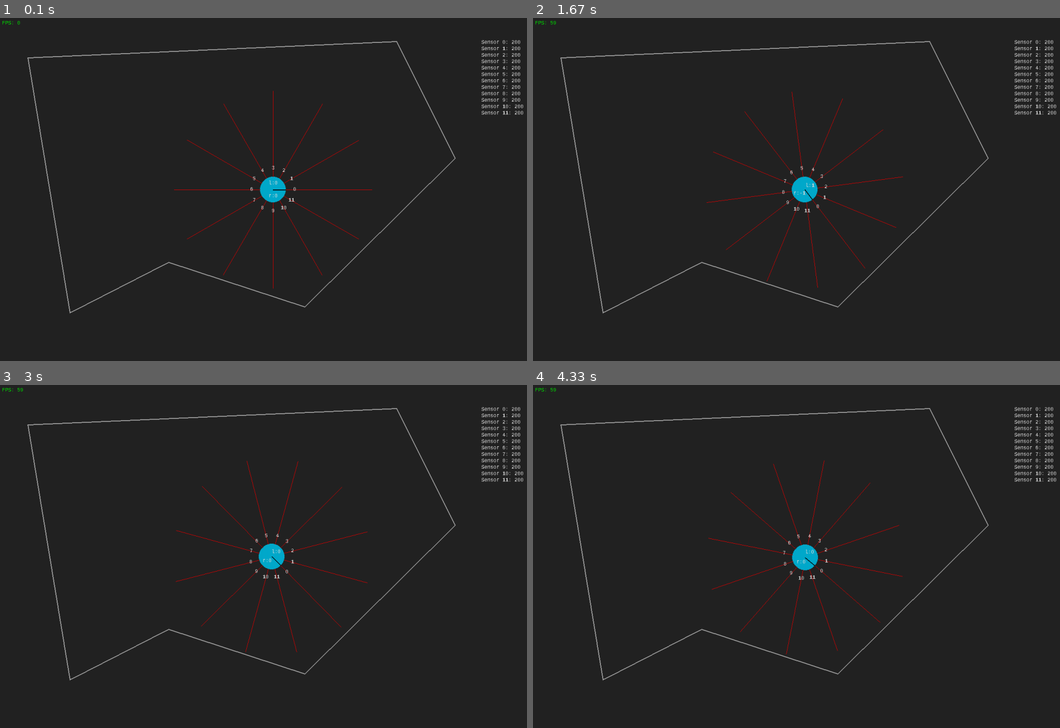
Above: before the commit, frames 1-4 (two rows, left to right).
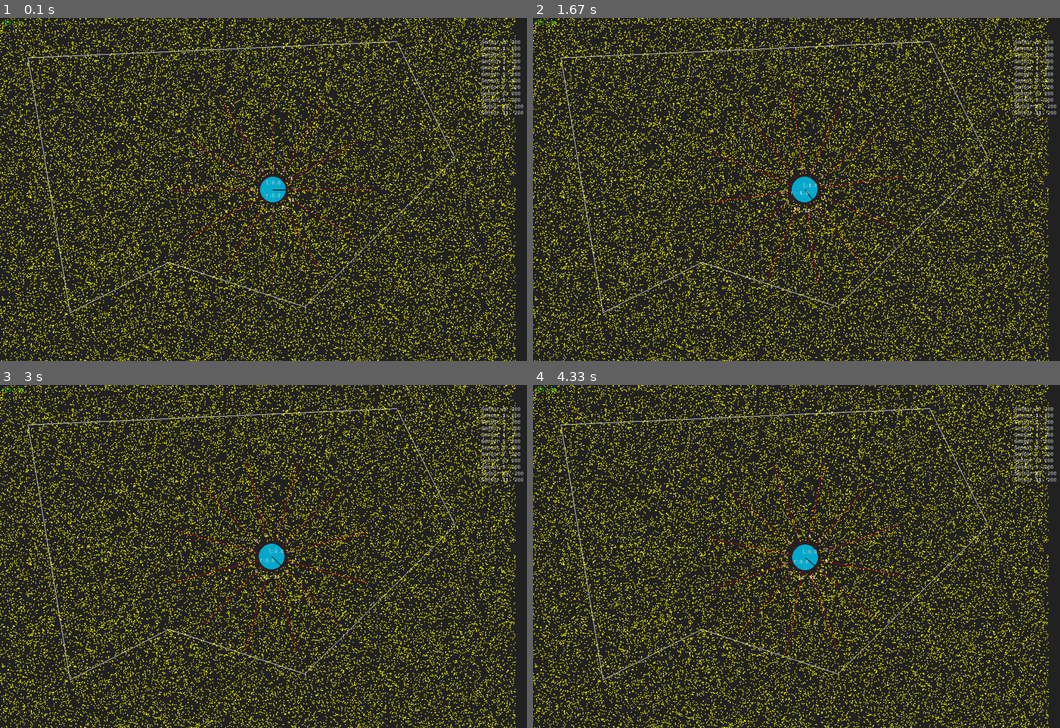
Above: after the commit, the same moments.

Repository: Pascalos99/Autonomous-Robotic-Systems-Assignment
Game: pygame game, started from Assignment 3b - Evolutionary Robotics/simulation.py
Two runs of this game, one before a commit and one after it. Both use one fixed random seed, a clock stepped at 60 frames per second and the inputs below.
Inputs:
- Up to frame 1 (0.1 s): no input
- Up to frame 2 (1.67 s): hold D 0.33-0.8 s; hold W 0.83-1.13 s; hold D 1.17-1.63 s
- Up to frame 3 (3 s): hold A 1.67-2.2 s; tap X at 1.73, 2.03, 2.3, 2.63, 2.93 s; hold S 2.23-2.53 s; tap E at 2.38 s; hold A 2.57-2.97 s
- Up to frame 4 (4.33 s): hold W 3-3.37 s; tap X at 3.07, 3.47, 3.77, 4.13 s; hold D 3.4-4.03 s; tap E at 3.55 s; hold S from 4.07 s (still down)

The runs differ from the first frame. In frame 1, 22% of the frame differs, in the area x 0-98%, y 0-100%; in frame 2, 22%; in frame 3, 22%; in frame 4, 22%.

Commit message:
implemented dust map

Diff:
--- a/Assignment 3b - Evolutionary Robotics/config.ini
+++ b/Assignment 3b - Evolutionary Robotics/config.ini
@@ -1,5 +1,6 @@
 [BOT]
 radius = 30
+suck_radius = 35
 num_sensors = 12
 vision_range = 200
 direction = 0
--- /dev/null
+++ b/Assignment 3b - Evolutionary Robotics/dust_map.py
@@ -0,0 +1,84 @@
+import numpy as np
+import random
+import pygame
+from bisect import bisect
+from time import time
+
+def within_circle(x1, y1, x2, y2, r):
+    dx, dy = x1 - x2, y1 - y2
+    return dx*dx + dy*dy <= r*r
+
+class DustMap:
+    def __init__(self, bounds=(0,0,1200,1200), regen_rate=0.001, density=0.03, random_state=None):
+        self.density = density
+        self.regen_rate = regen_rate
+        self.min_x, self.min_y, self.max_x, self.max_y = bounds
+        self.particles = []
+        self.removed = []
+        self.reset_particles(random_state)
+
+    def set_density(self, density=0.25):
+        self.density = density
+
+    def set_bounds(self, bounds=(0,0,1000,1000)):
+        self.min_x, self.min_y, self.max_x, self.max_y = bounds
+
+    def __sort(self):
+        self.sort_x = sorted(self.particles.items(), key=lambda v: v[1][0])
+        self.sort_y = sorted(self.particles.items(), key=lambda v: v[1][1])
+        self.just_x, self.just_y = [v[1][0] for v in self.sort_x], [v[1][1] for v in self.sort_y]
+
+    def reset_particles(self, random_state=None):
+        np.random.seed(random_state)
+        self.max_particles = int(round((self.max_x - self.min_x) * (self.max_y - self.min_y) * self.density))
+        particle_x = np.random.uniform(self.min_x, self.max_x, (self.max_particles,))
+        particle_y = np.random.uniform(self.min_y, self.max_y, (self.max_particles,))
+        self.particles = {i:(particle_x[i], particle_y[i]) for i in range(self.max_particles)}
+        self.removed = []
+        self.__sort()
+
+    def get_intersect(self, robot_x, robot_y, robot_r):
+        # returns a list of intersected particles
+        # each particle is a tuple (i, (x, y)) where i is the index of the particle in self.particles
+        bsxL, bsxR = bisect(self.just_x, robot_x-robot_r), bisect(self.just_x, robot_x+robot_r)
+        bsyL, bsyR = bisect(self.just_y, robot_y-robot_r), bisect(self.just_y, robot_y+robot_r)
+        inx, iny = self.sort_x[bsxL:bsxR], self.sort_y[bsyL:bsyR]
+        inxy = set.intersection(set(inx), iny)
+        hits_i = {v[0] for v in inxy if within_circle(v[1][0], v[1][1], robot_x, robot_y, robot_r)}
+        hits = set.difference(hits_i, self.removed)
+        return [(i, self.particles[i]) for i in hits]
+
+    def remove_particles(self, particles):
+        # 'particles' is expected to be in the same format as the output of self.get_intersect
+        self.removed = self.removed + [p[0] for p in particles]
+
+    def regenerate(self, random_state=None):
+        # 'exclude' is expected to be in the same format as the output of self.get_intersect
+        np.random.seed(random_state)
+        random.seed(random_state)
+        gen = np.random.poisson(self.regen_rate * len(self.removed), 1)[0]
+        regen = min(gen, len(self.removed))
+        regenerate = random.sample(range(len(self.removed)), regen)
+        self.removed = [self.removed[i] for i in set.difference(set(range(len(self.removed))), regenerate)]
+
+    def draw_dust(self, surface: pygame.Surface, particle_size=1):
+        draw_index = set.difference({k for k in self.particles.keys()}, self.removed)
+        points = [self.particles[p] for p in draw_index]
+        # points = [self.particles[p] for p in self.particles.keys()]
+        for p in points:
+            x, y = p
+            pygame.draw.circle(surface=surface, color=pygame.Color(255,255,0), center=(x, y), radius=particle_size)
+
+if __name__ == '__main__':
+    dm = DustMap()
+    N = 1000
+    r = 30
+    robot_xs = np.random.uniform(20,980, (N,))
+    robot_ys = np.random.uniform(20,980, (N,))
+    print("starting...")
+    start = time()
+    for i in range(N):
+        ps = dm.get_intersect(robot_xs[i], robot_ys[i], r)
+        dm.regenerate()
+        dm.remove_particles(ps)
+    print(round(((time() - start) / N)*1000, 2), "ms")
--- a/Assignment 3b - Evolutionary Robotics/player.py
+++ b/Assignment 3b - Evolutionary Robotics/player.py
@@ -12,15 +12,31 @@
 
 
 class Player:
-    def __init__(self, player_map):
+    def __init__(self, player_map, dust_map=None):
         self.map = player_map
+        self.dust = dust_map
+        self.points = 0
         self.pos = np.array([WIDTH / 2, HEIGHT / 2], dtype=np.float64)
         self.vel = [0, 0]
         self.radius = int(config['BOT']['radius'])
+        self.suck_radius = float(config['BOT']['suck_radius'])
         self.num_sensors = int(config['BOT']['num_sensors'])
         self.vision_range = int(config['BOT']['vision_range'])
         self.sensor_lines = {key: [None, self.vision_range] for key in range(self.num_sensors)}
         self.direction = -float(config['BOT']['direction']) * np.pi / 180
+        self.update_dust(record_points=False)
+
+    def update_dust(self, record_points=True):
+        if self.dust is not None:
+            sucked = self.dust.get_intersect(self.pos[0], self.pos[1], self.suck_radius)
+            self.dust.regenerate()
+            self.dust.remove_particles(sucked)
+            if record_points: self.points += len(sucked)
+
+    def regenerate_dust(self):
+        if self.dust.regen_rate > 0:
+            cannot_regen = self.dust.get_intersect(self.pos[0], self.pos[1], self.radius)
+            self.dust.remove_particles(cannot_regen)
 
     def change_vel(self, left: float, right: float):
         self.vel[0] += left
@@ -132,6 +148,9 @@
 
                         if len(x_positions) == 0:
                             new_position = current_position
+
+            self.update_dust()
+        self.regenerate_dust()
 
         # Update position and direction.
         self.pos[0] = new_position[0]
--- a/Assignment 3b - Evolutionary Robotics/simulation.py
+++ b/Assignment 3b - Evolutionary Robotics/simulation.py
@@ -6,6 +6,7 @@
 
 from player import Player
 from maps import Map
+from dust_map import DustMap
 
 pygame.init()
 pygame.font.init()
@@ -24,7 +25,7 @@
         self.clock = pygame.time.Clock()
         self.map = Map()
         self.map.load_map_from_json(f"{working_directory}/maps/{str(config['PROGRAM']['map_file'])}")
-        self.player = Player(self.map)
+        self.player = Player(self.map, DustMap())
 
         self.sensitivity = float(config['PROGRAM']['speed_step'])
 
@@ -62,7 +63,7 @@
         self.clear()
         self.draw_fps()
         self.draw_map()
-        self.draw_player()
+        self.draw_player() # and dust
         pygame.display.flip()
 
     def draw_fps(self):
@@ -90,8 +91,8 @@
             pygame.draw.line(self.win, '#dd0000', start_pos=[start_x, start_y, ], end_pos=[end_x, end_y, ], width=1)
 
         # Show motor numbers
-        x_text = FONT.render(f'l:{int(self.player.vel[1] / self.sensitivity)}', False, '#dddddd')
-        y_text = FONT.render(f'r:{int(self.player.vel[0] / self.sensitivity)}', False, '#dddddd')
+        x_text = FONT.render(f'l:{round(self.player.vel[1] / self.sensitivity, 1)}', False, '#dddddd')
+        y_text = FONT.render(f'r:{round(self.player.vel[0] / self.sensitivity, 1)}', False, '#dddddd')
         self.win.blit(x_text, dest=[
             self.player.pos[0] - x_text.get_width() // 2 + (self.player.radius // 2) * np.sin(self.player.direction),
             self.player.pos[1] - x_text.get_height() // 2 - (self.player.radius // 2) * np.cos(self.player.direction),
@@ -125,6 +126,10 @@
                 text = FONT.render(f"Sensor {i}: {int(round(distance, 0))}", False, '#dddddd')
                 self.win.blit(text, dest=[self.win.get_width() - 150, 50 + i * 15])
 
+        # Draw Dust
+        if self.player.dust is not None:
+            self.player.dust.draw_dust(self.win)
+
     def clear(self):
         self.win.fill('#232323')
 
